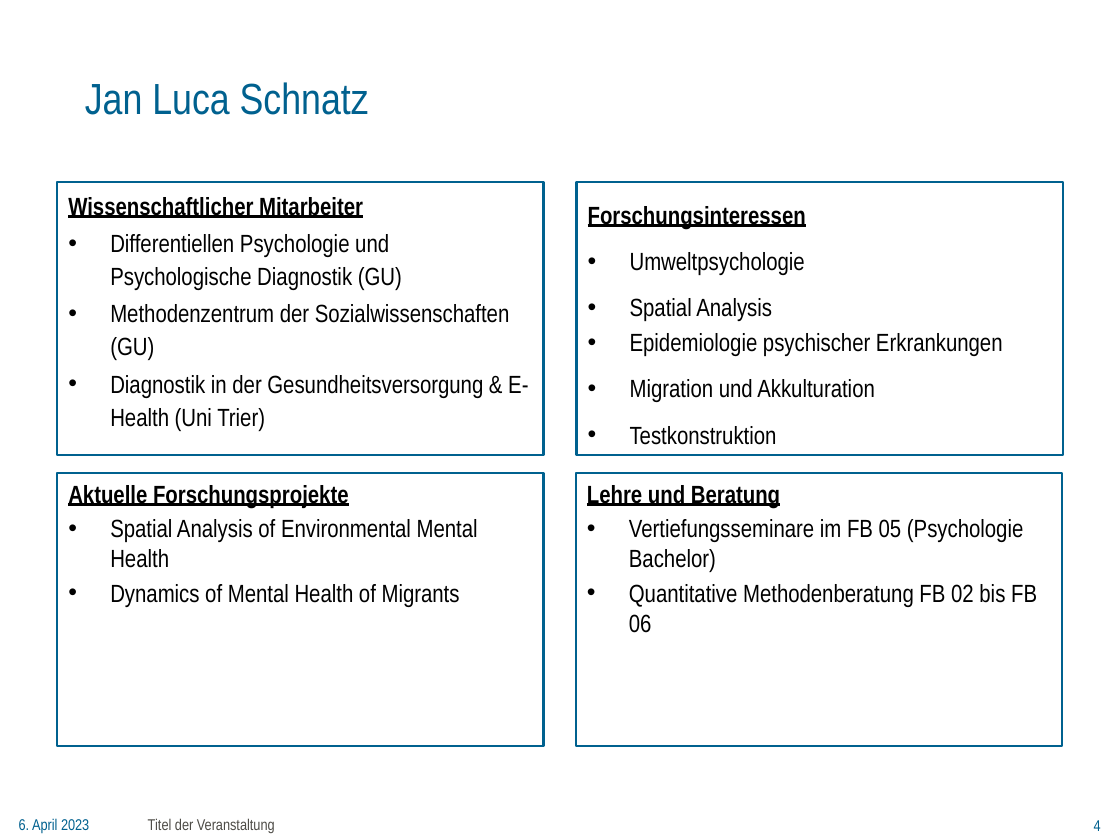
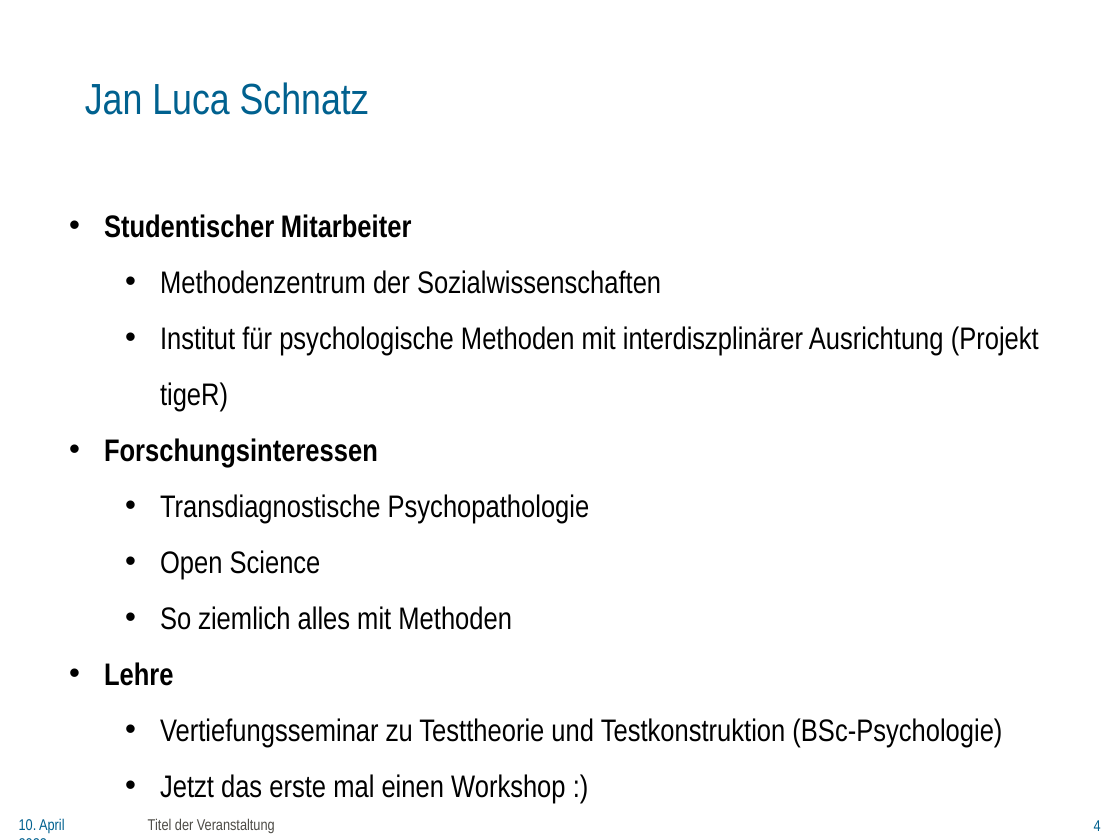
Before and after one commit to jlschnatz/WoMepS_DataVizR, a slide deck: slide 4 of Slides/Womeps_Day 1.pptx. Drawn at 1120x840 pixels with LibreOffice and Linux fonts; fonts in the diff are those of the drawing; background and template pictures are left out. Boxes give left, top, right and bottom in pixels: in the first picture for what was removed or moved away, otherwise in the second. Text is boxed around its words. In the diff, an @@ line names an element or a change of style, - is before the commit and + after.

```diff
--- a/Slides/Womeps_Day 1.pptx
+++ b/Slides/Womeps_Day 1.pptx
@@ text removed at box(57, 181, 543, 455) @@
-Wissenschaftlicher Mitarbeiter
-• Differentiellen Psychologie und Psychologische Diagnostik (GU)
-• Methodenzentrum der Sozialwissenschaften (GU)
-• Diagnostik in der Gesundheitsversorgung & E-Health (Uni Trier)
@@ rectangle removed at box(577, 181, 1063, 455) @@
-Forschungsinteressen
-• Umweltpsychologie
-• Spatial Analysis
-• Epidemiologie psychischer Erkrankungen
-• Migration und Akkulturation
-• Testkonstruktion
@@ text added at box(104, 214, 1039, 802), 20 pt, text #000000 @@
+• Studentischer Mitarbeiter
+  • Methodenzentrum der Sozialwissenschaften
+  • Institut für psychologische Methoden mit interdiszplinärer Ausrichtung (Projekt tigeR)
+• Forschungsinteressen
+  • Transdiagnostische Psychopathologie
+  • Open Science
+  • So ziemlich alles mit Methoden
+• Lehre
+  • Vertiefungsseminar zu Testtheorie und Testkonstruktion (BSc-Psychologie)
+  • Jetzt das erste mal einen Workshop :)
@@ rectangle removed at box(57, 473, 543, 746) @@
-Aktuelle Forschungsprojekte
-• Spatial Analysis of Environmental Mental Health
-• Dynamics of Mental Health of Migrants
@@ rectangle removed at box(576, 473, 1062, 746) @@
-Lehre und Beratung
-• Vertiefungsseminare im FB 05 (Psychologie Bachelor)
-• Quantitative Methodenberatung FB 02 bis FB 06
@@ text at box(19, 818, 64, 833): text changed @@
-6. April 2023
+10. April 2023
```
Also in this commit, not shown: 17 other slides changed, 56 other files.
